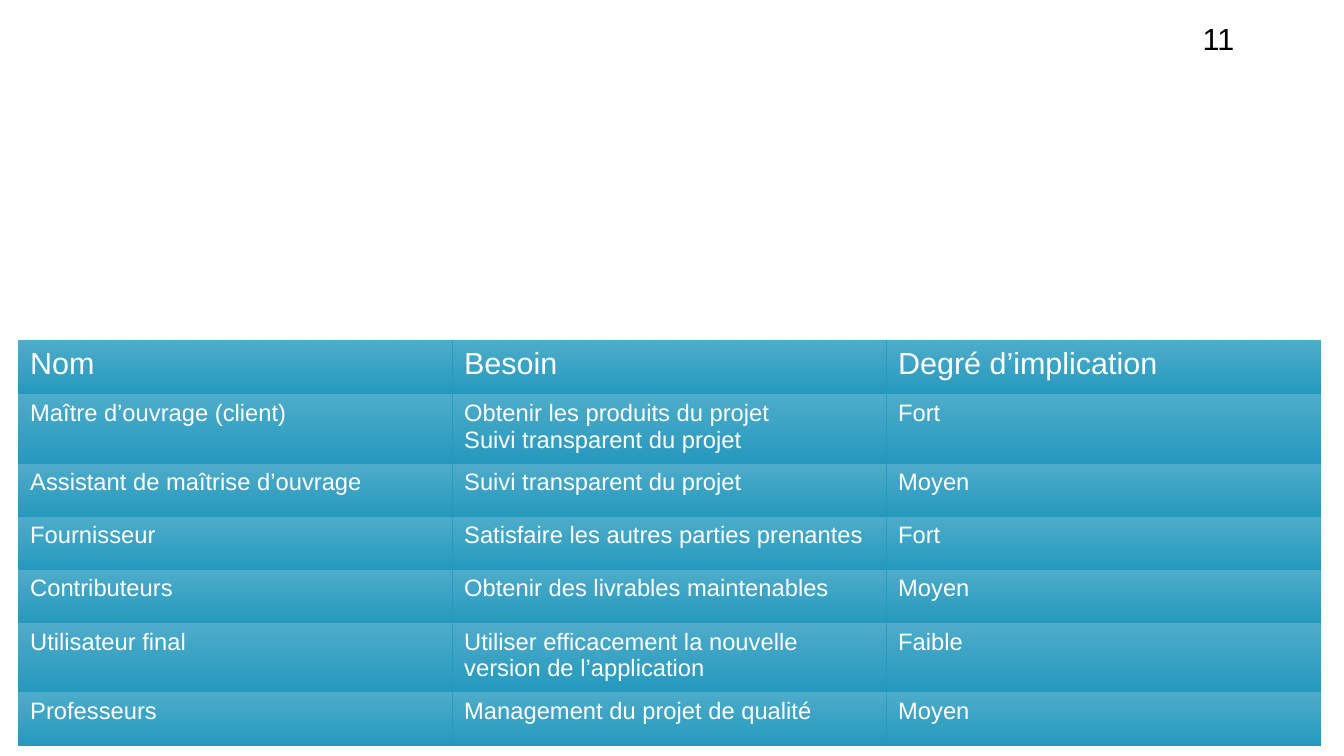
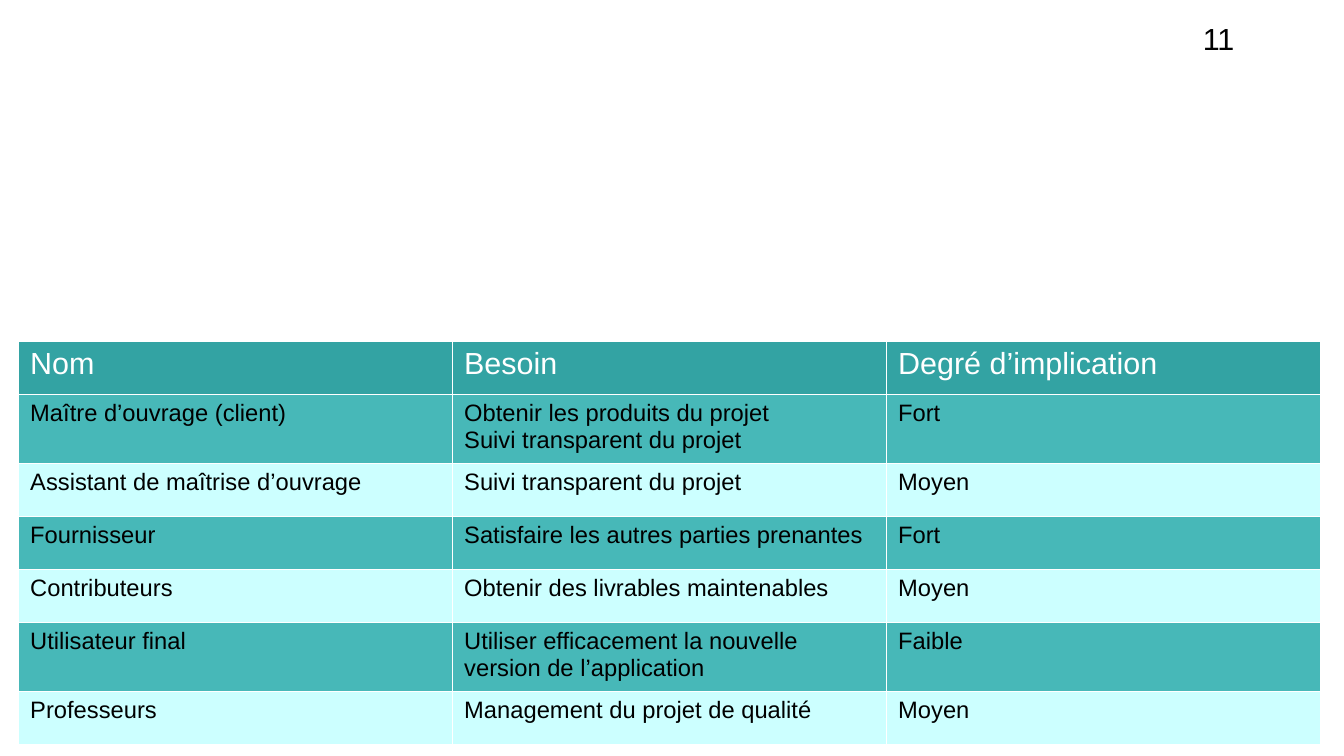
Before and after one commit to Szyckaa/UE-PROJET-DOCS-GESTION, a slide deck: slide 11 of Initialisation/Support de réunion de lancement.odp. Drawn at 1344x756 pixels with LibreOffice and Linux fonts; fonts in the diff are those of the drawing; background and template pictures are left out. Boxes give left, top, right and bottom in pixels: in the first picture for what was removed or moved away, otherwise in the second. Text is boxed around its words. In the diff, an @@ line names an element or a change of style, - is before the commit and + after.

```diff
--- a/Initialisation/Support de réunion de lancement.odp
+++ b/Initialisation/Support de réunion de lancement.odp
@@ table at (18, 341, 1321, 731) @@
@@ fill gradient #2499BE to #33A3A3 in row 1 @@
@@ fill gradient #2499BE to #47B8B8 in 9 cells @@
@@ fill gradient #2499BE to #CCFFFF in 9 cells @@
@@ text colour #FFFFFF to #000000 @@
@@ borders changed @@
```
Also in this commit, not shown: 2 other slides changed, 1 other file.
